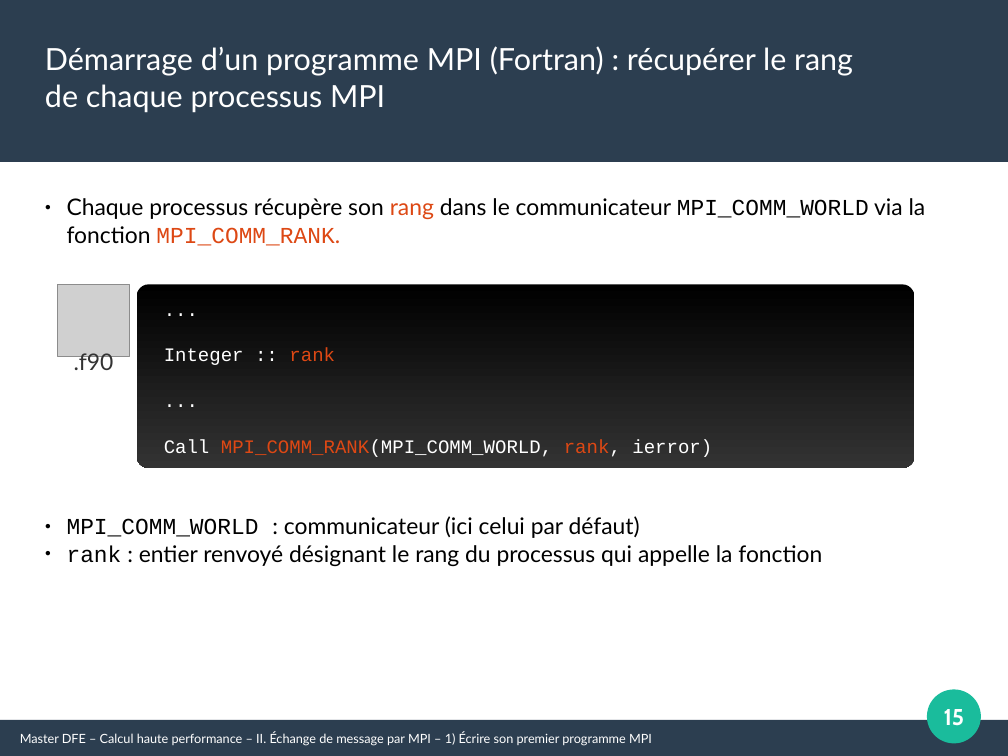
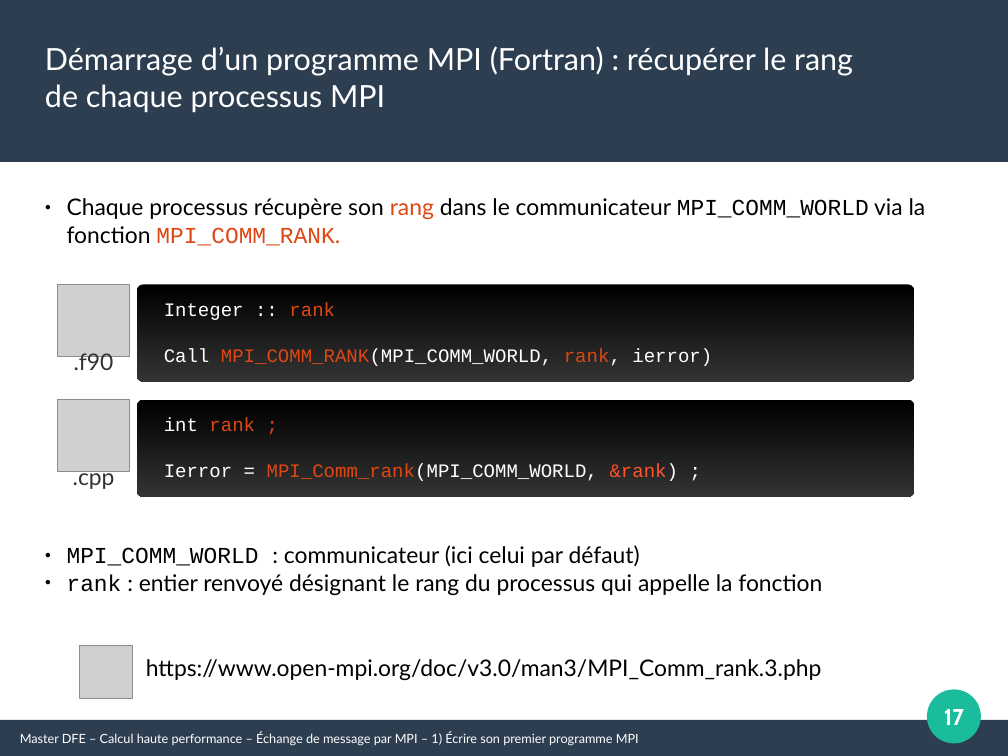
Before and after one commit to Maison-de-la-Simulation/HPC-DFE-Paris-Saclay, a slide deck: slide 17 of support/MPI.odp (slide 15 before the commit). Drawn at 1008x756 pixels with LibreOffice and Linux fonts; fonts in the diff are those of the drawing; grey boxes stand for pictures. Boxes give left, top, right and bottom in pixels: in the first picture for what was removed or moved away, otherwise in the second. Text is boxed around its words. In the diff, an @@ line names an element or a change of style, - is before the commit and + after.

```diff
--- a/support/MPI.odp
+++ b/support/MPI.odp
@@ rounded rectangle: place and size @@
-rounded rectangle at <box>137,284,915,468</box>
+rounded rectangle at <box>137,284,915,381</box>
@@ text at <box>164,302,712,366</box>: paragraph removed @@
-...
@@ text at <box>164,302,712,366</box>: paragraph removed @@
-...
@@ picture added at <box>58,400,130,472</box> @@
@@ rounded rectangle added at <box>137,400,915,497</box>, fill gradient #000000 to #333333 @@
@@ text added at <box>164,418,679,481</box>, 15 pt, text #FFFFFF @@
+int rank ;
+Ierror = MPI_Comm_rank(MPI_COMM_WORLD, &rank) ;
@@ text added at <box>73,471,115,490</box>, 18 pt, text #333333 @@
+.cpp
@@ text "MPI_COMM_WORLD : communicateur (ici celui ...": place and size @@
-text "MPI_COMM_WORLD : communicateur (ici celui ..." at <box>67,516,822,566</box>
+text "MPI_COMM_WORLD : communicateur (ici celui ..." at <box>67,545,822,595</box>
@@ picture added at <box>80,646,133,699</box> @@
@@ text added at <box>146,659,822,680</box>, 18 pt, text #000000 @@
+https://www.open-mpi.org/doc/v3.0/man3/MPI_Comm_rank.3.php
@@ page number at <box>944,709,964,725</box>: text changed @@
-15
+17
@@ text at <box>20,732,639,746</box>: text changed @@
-Master DFE – Calcul haute performance – II. Échange de message par MPI – 1) Écrire son premier programme MPI
+Master DFE – Calcul haute performance – Échange de message par MPI – 1) Écrire son premier programme MPI
```
Also in this commit, not shown: 28 other slides changed, 7 slides added, 1 slide removed, 2 other files.
